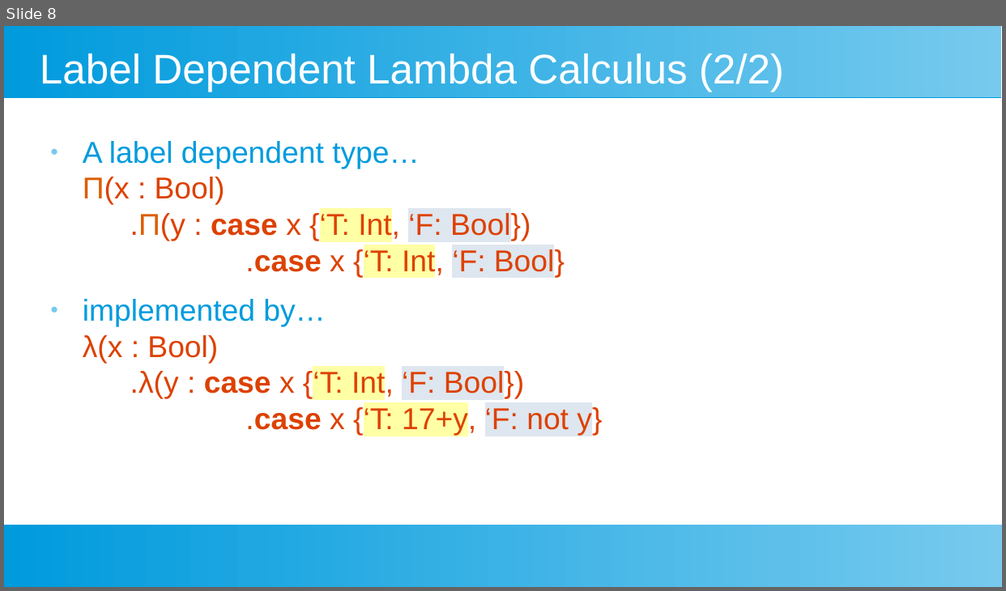
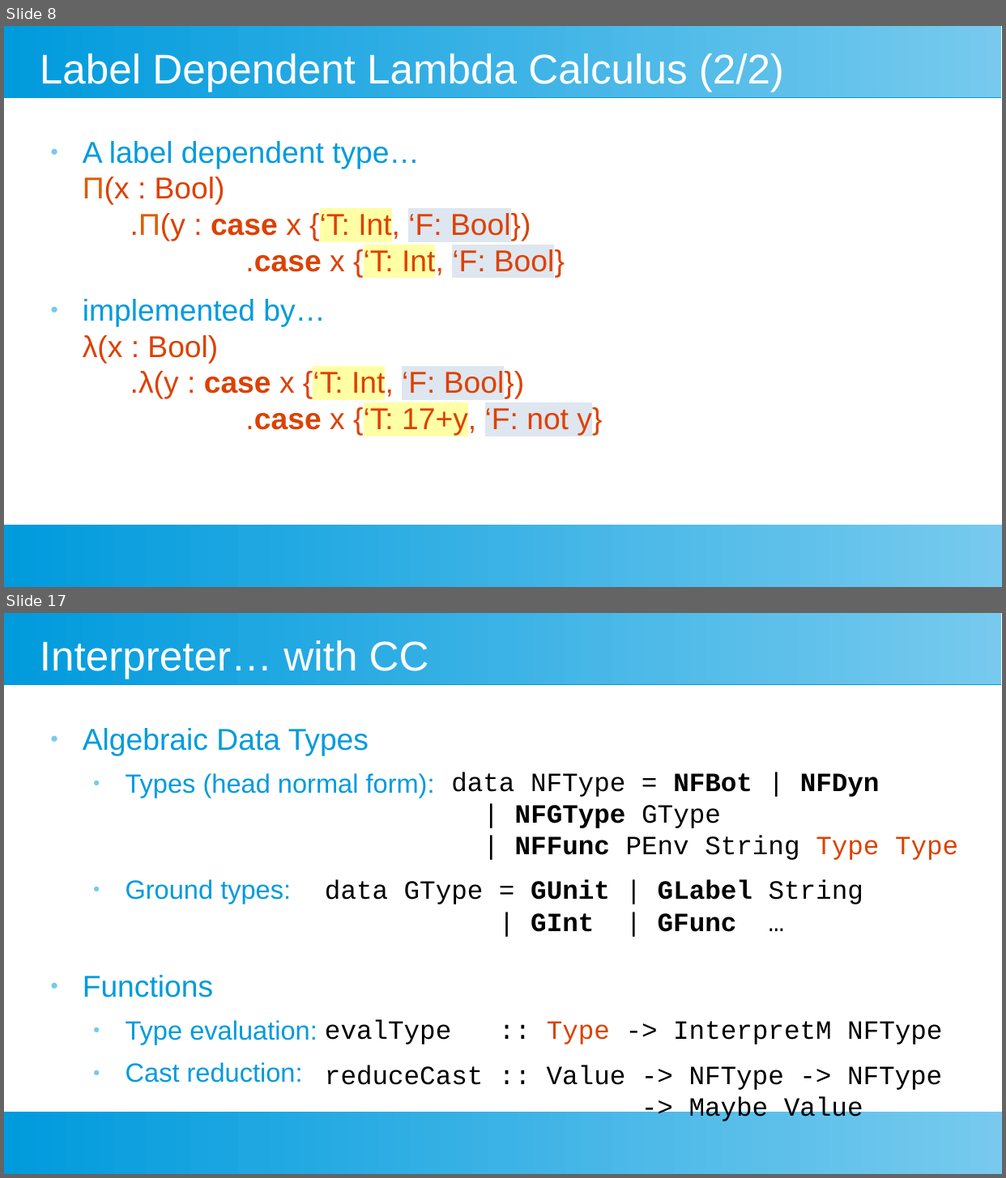
Before and after one commit to leyhline/mastersthesis, a slide deck: presentation.odp. Shown one above the other, each under a label of ours: slide 8 before the commit, slides 8 and 17 after it; the slides between them are not shown. The pictures are 1006x591 and 1006x1178 pixels, drawn with LibreOffice and Linux fonts; fonts in the diff are those of the drawing. Boxes give left, top, right and bottom in pixels: in the first picture for what was removed or moved away, otherwise in the second. Text is boxed around its words. In the diff, an @@ line names an element or a change of style, - is before the commit and + after.

```diff
--- a/presentation.odp
+++ b/presentation.odp
@@ slide 17 added at [4,613,1002,1174], background #FFFFFF; not listed: 2 template elements that a slide beside it also shows @@
@@ title added at [40,641,429,679], 33 pt, text #FFFFFF @@
+Interpreter… with CC
@@ text added at [83,728,435,1083], 21 pt, text #009BDD @@
+● Algebraic Data Types
+  ● Types (head normal form):
+  ● Ground types:
+● Functions
+  ● Type evaluation:
+  ● Cast reduction:
@@ text added at [325,772,958,1090], 21 pt, text #000000 @@
+data NFType = NFBot | NFDyn
+| NFGType GType
+| NFFunc PEnv String Type Type
+data GType = GUnit | GLabel String
+| GInt | GFunc …
+evalType :: Type -> InterpretM NFType
+reduceCast :: Value -> NFType -> NFType
+-> Maybe Value
```
Also in this commit, not shown: 1 slide changed, 11 other slides added.
